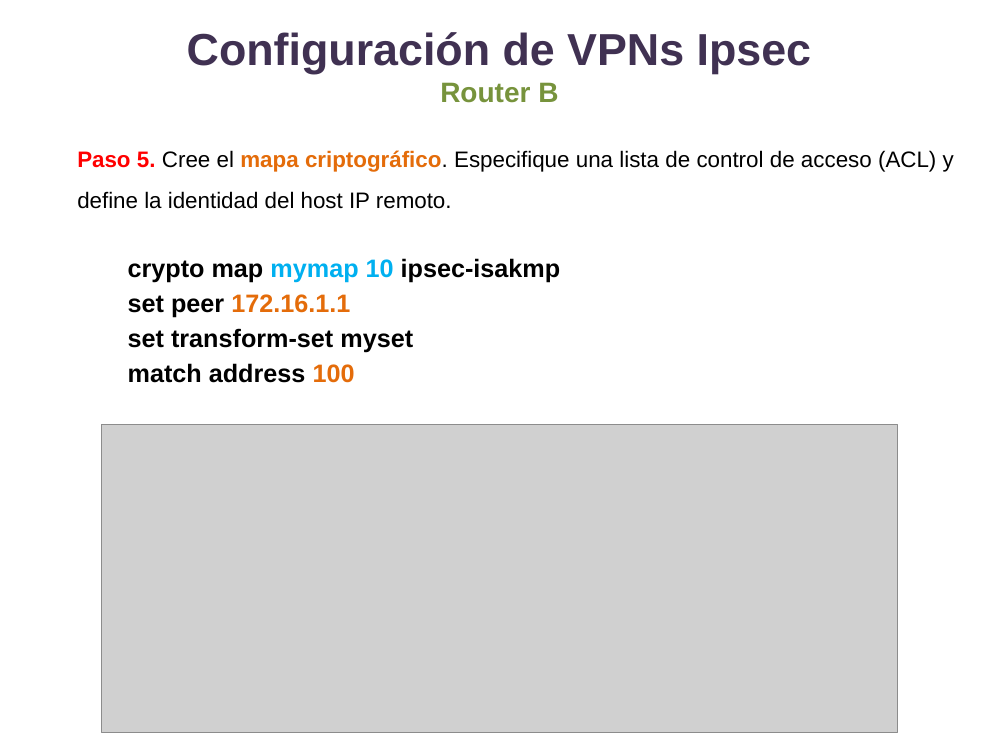
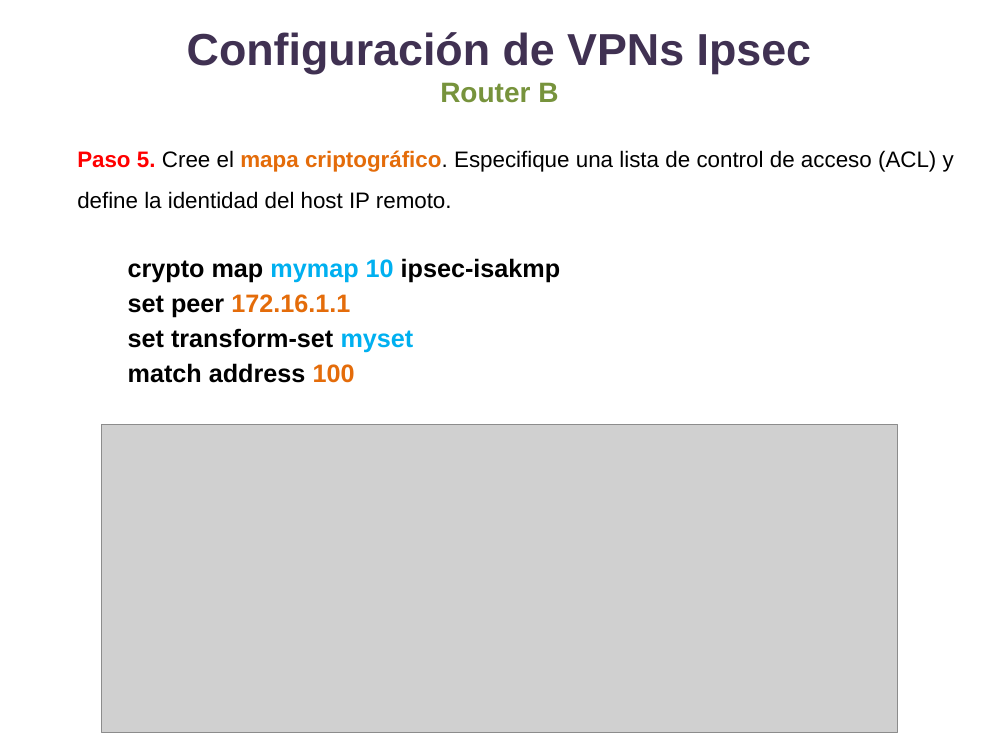
Before and after one commit to lizetheP/WAN, a slide deck: slide 16 of Calendario/Presentaciones/7_2_VPNs_IPsec.pptx. Drawn at 1008x756 pixels with LibreOffice and Linux fonts; fonts in the diff are those of the drawing; grey boxes stand for pictures. Boxes give left, top, right and bottom in pixels: in the first picture for what was removed or moved away, otherwise in the second. Text is boxed around its words. In the diff, an @@ line names an element or a change of style, - is before the commit and + after.

```diff
--- a/Calendario/Presentaciones/7_2_VPNs_IPsec.pptx
+++ b/Calendario/Presentaciones/7_2_VPNs_IPsec.pptx
@@ text at <box>128,328,414,353</box>: text colour #000000 to #00B0F0 in "myset" @@
```
Also in this commit, not shown: 5 other slides changed.
